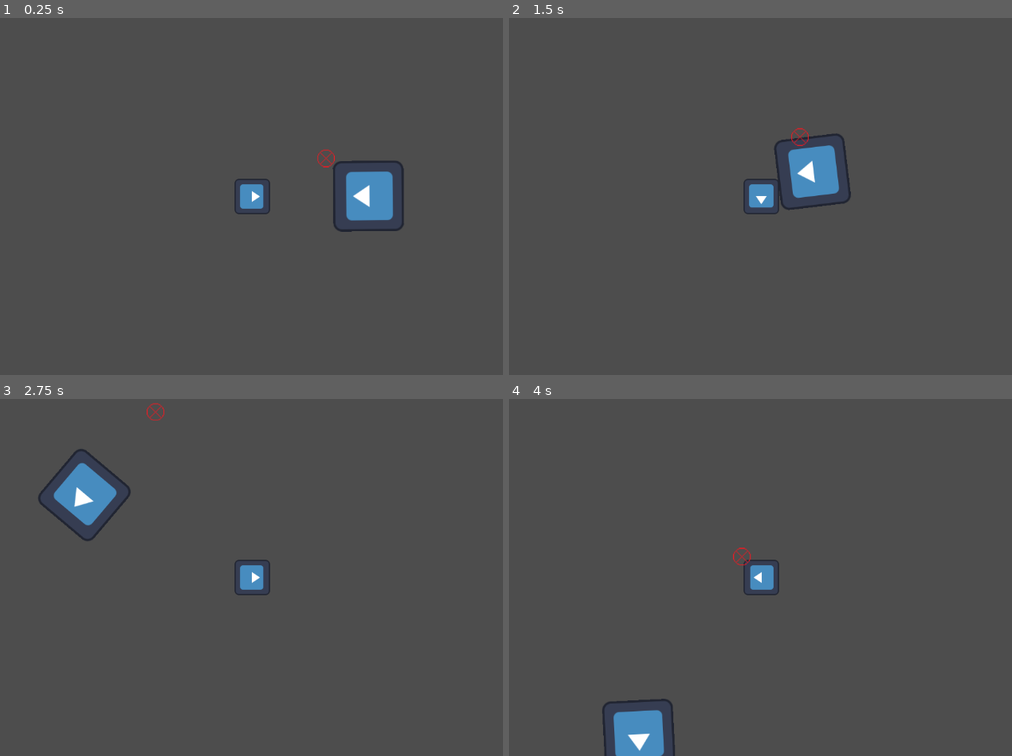
Above: before the commit, frames 1-4 (two rows, left to right).
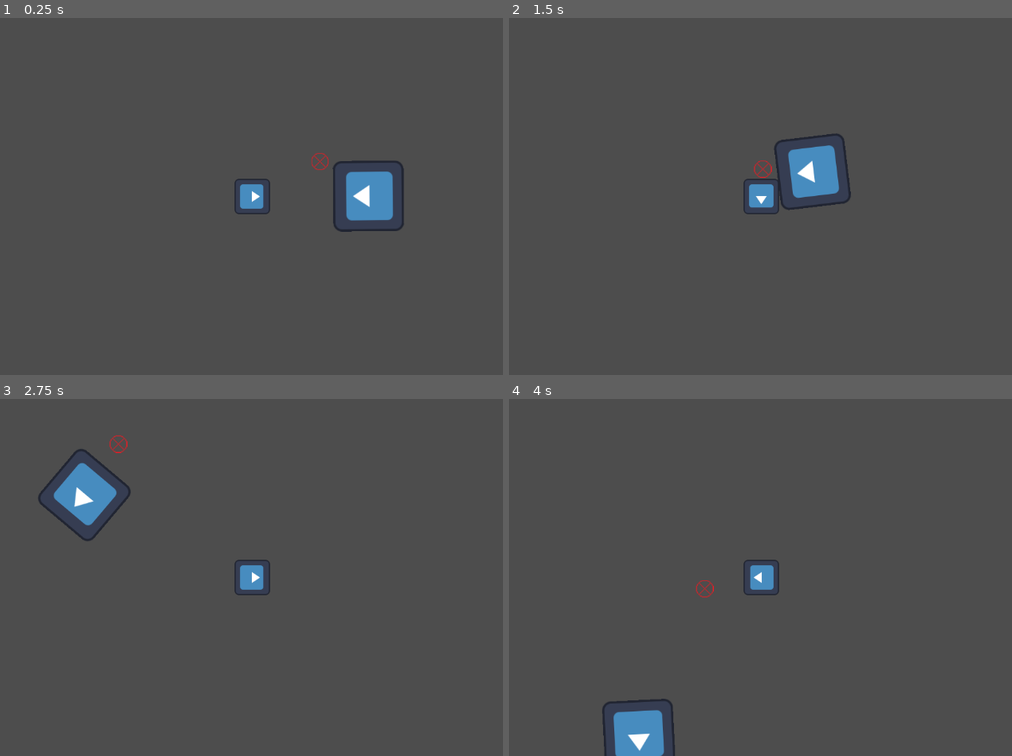
Above: after the commit, the same moments.

Repository: questionmark5482/Beat-Hunter
Game: Godot game, scene res://Scenes/stage.tscn
Same seed, same stepped clock (60 frames per second), same inputs: the game is played once before the commit and once after it. The engine's default icon, where the game draws it, is replaced by a stand-in: a white triangle on a blue panel in a dark square.
Inputs:
- Up to frame 1 (0.25 s): no input
- Up to frame 2 (1.5 s): hold Right (ui_right) 0.53-1.28 s; hold J (attack) 0.53-1.28 s; hold Down (ui_down) from 1.28 s (still down); tap Space (dance) at 1.35 s
- Up to frame 3 (2.75 s): release Down (ui_down) at 2.03 s; hold Right (ui_right) from 2.03 s (still down); hold K (defend) from 2.03 s (still down)
- Up to frame 4 (4 s): release Right (ui_right) at 2.78 s; release K (defend) at 2.78 s; hold Up (ui_up) 2.78-3.53 s; tap L (dodge) at 2.85 s; hold Left (ui_left) from 3.53 s (still down); hold J (attack) from 3.53 s (still down)

The runs differ from the first frame. In frame 1, 0.1% of the frame differs, in the area x 61-67%, y 36-43%; in frame 2, 0.1%, in the area x 48-60%, y 30-45%; in frame 3, 0.1%; in frame 4, 0.1%.

Commit message:
Update Monster_attack_box.gd

Diff:
--- a/Scripts/Monster_attack_box.gd
+++ b/Scripts/Monster_attack_box.gd
@@ -5,11 +5,11 @@
 var player_direction: Vector2
 var move_direction: Vector2
 var is_tracking: bool = false
-var track_speed: float = 100
+var track_speed: float = 200
 var track_time: float
 var explode_time: float
-var track_beat: int = 1
-var explode_beat: int = 1
+var track_beat: int = 2
+var explode_beat: int = 2
 
 
 
